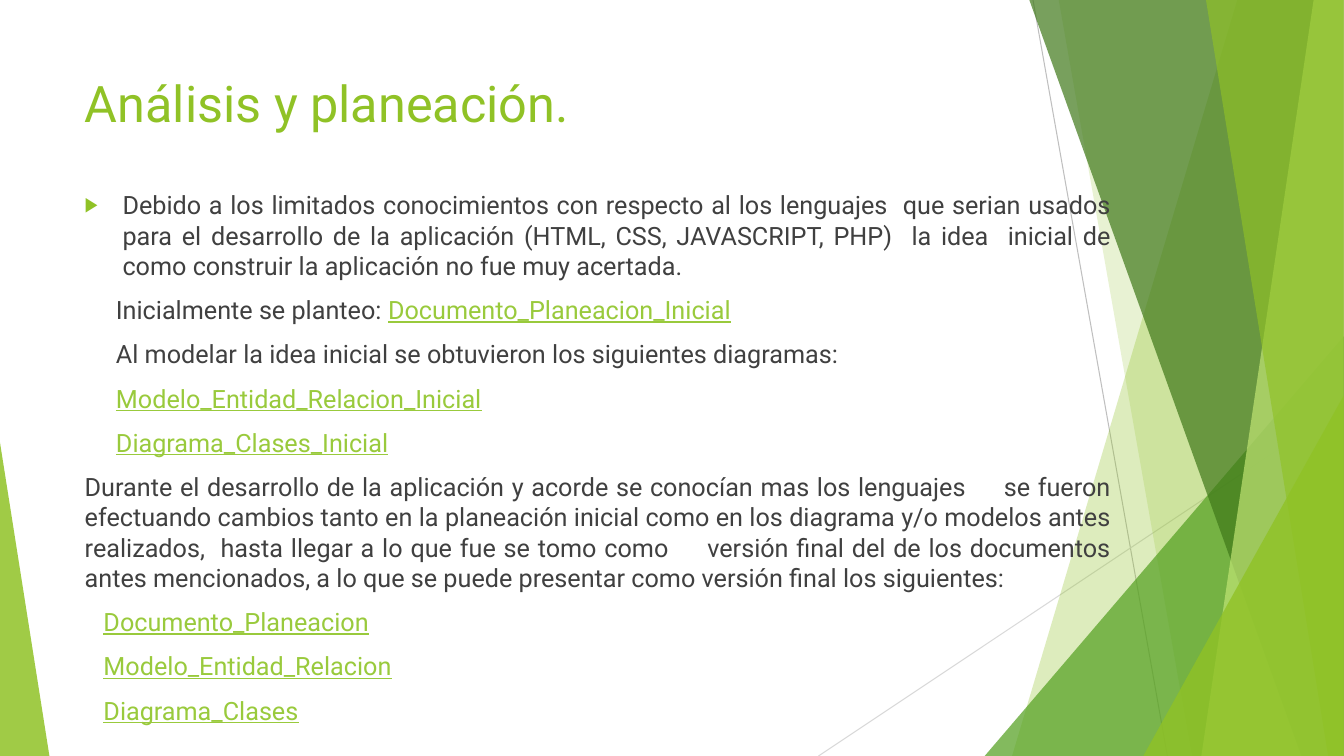
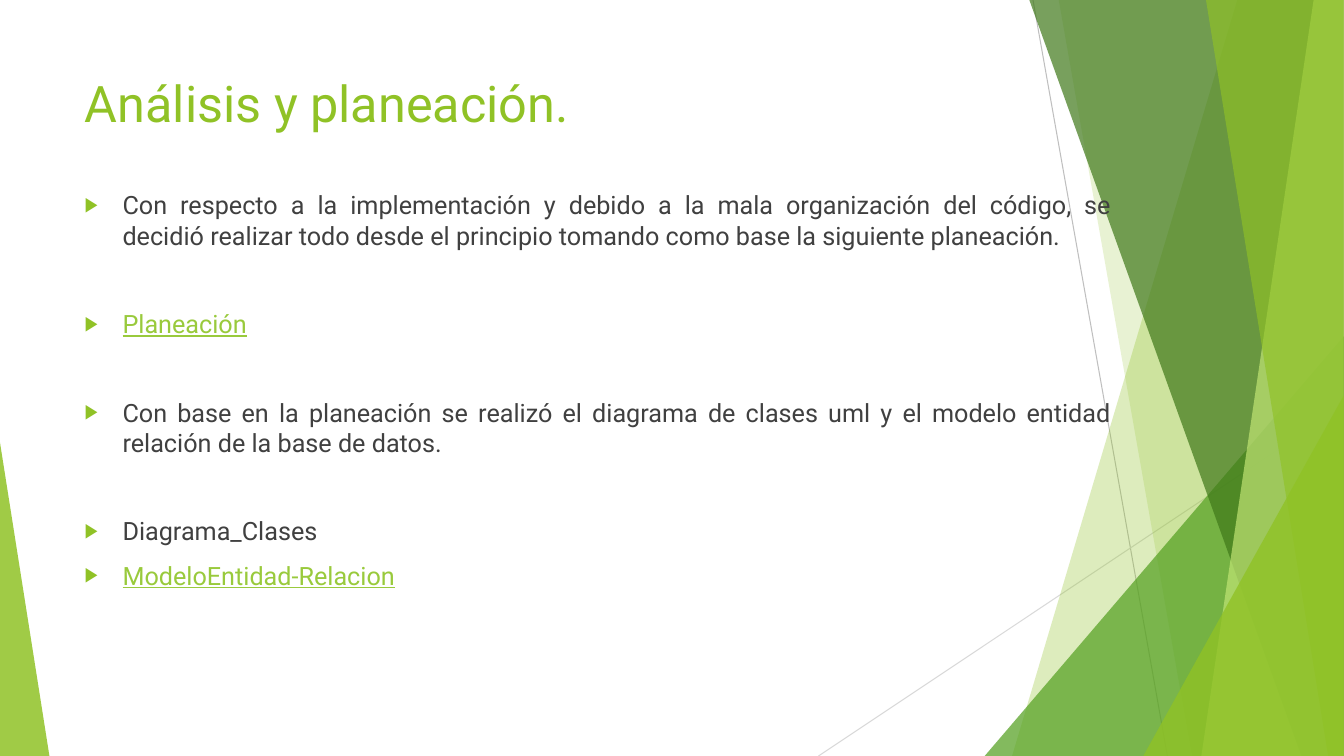
Before and after one commit to emiraldo/Tienda, a slide deck: slide 2 of postmortem/PostMortem.pptx. Drawn at 1344x756 pixels with LibreOffice and Linux fonts; fonts in the diff are those of the drawing. Boxes give left, top, right and bottom in pixels: in the first picture for what was removed or moved away, otherwise in the second. Text is boxed around its words. In the diff, an @@ line names an element or a change of style, - is before the commit and + after.

```diff
--- a/postmortem/PostMortem.pptx
+++ b/postmortem/PostMortem.pptx
@@ text at (123,191,1111,453): text changed @@
-▶ Debido a los limitados conocimientos con respecto al los lenguajes que serian usados para el desarrollo de la aplicación (HTML, CSS, JAVASCRIPT, PHP) la idea inicial de como construir la aplicación no fue muy acertada.
-Inicialmente se planteo: Documento_Planeacion_Inicial
-Al modelar la idea inicial se obtuvieron los siguientes diagramas:
-Modelo_Entidad_Relacion_Inicial
-Diagrama_Clases_Inicial
-Durante el desarrollo de la aplicación y acorde se conocían mas los lenguajes se fueron efectuando cambios tanto en la planeación inicial como en los diagrama y/o modelos antes realizados, hasta llegar a lo que fue se tomo como versión final del de los documentos antes mencionados, a lo que se puede presentar como versión final los siguientes:
-Documento_Planeacion
-Modelo_Entidad_Relacion
+▶ Con respecto a la implementación y debido a la mala organización del código, se decidió realizar todo desde el principio tomando como base la siguiente planeación.
+▶ Planeación
+▶ Con base en la planeación se realizó el diagrama de clases uml y el modelo entidad relación de la base de datos.
@@ text at (123,521,318,546): text colour #99CA3C to #404040, underline off in "Diagrama_Clases"; bullet none to ▶ @@
@@ text at (123,566,395,588): paragraph added @@
+▶ ModeloEntidad-Relacion
```
Also in this commit, not shown: 3 other slides changed, 1 slide added, 2 other files.
